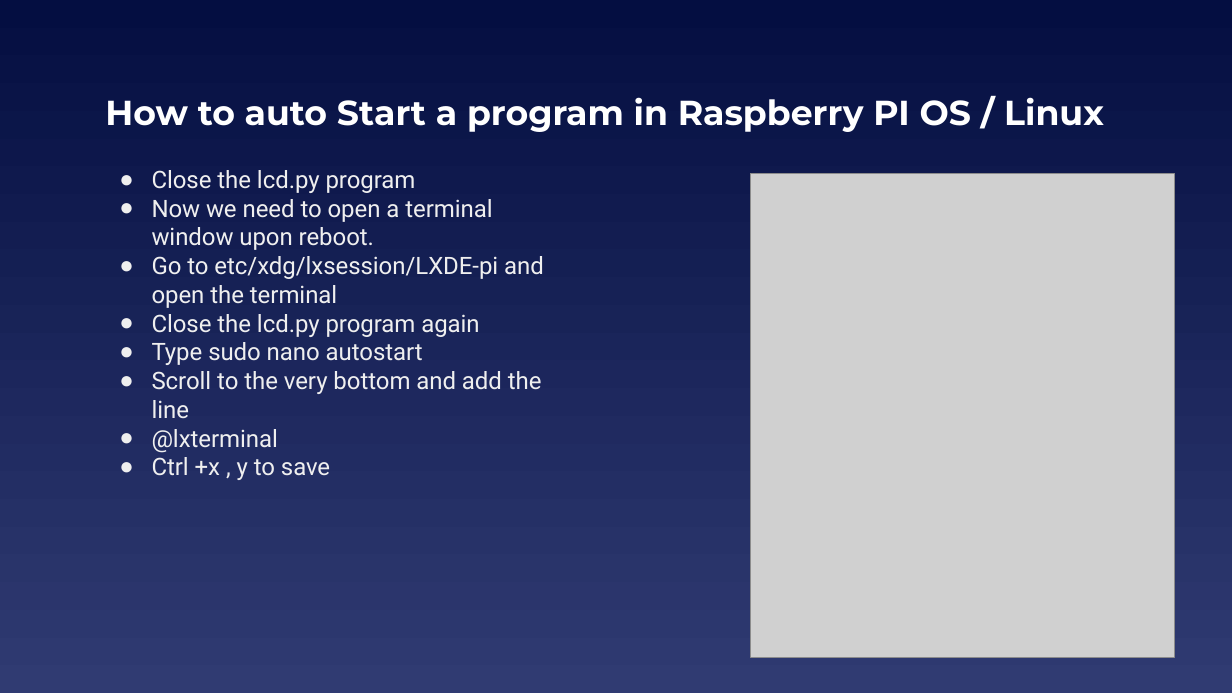
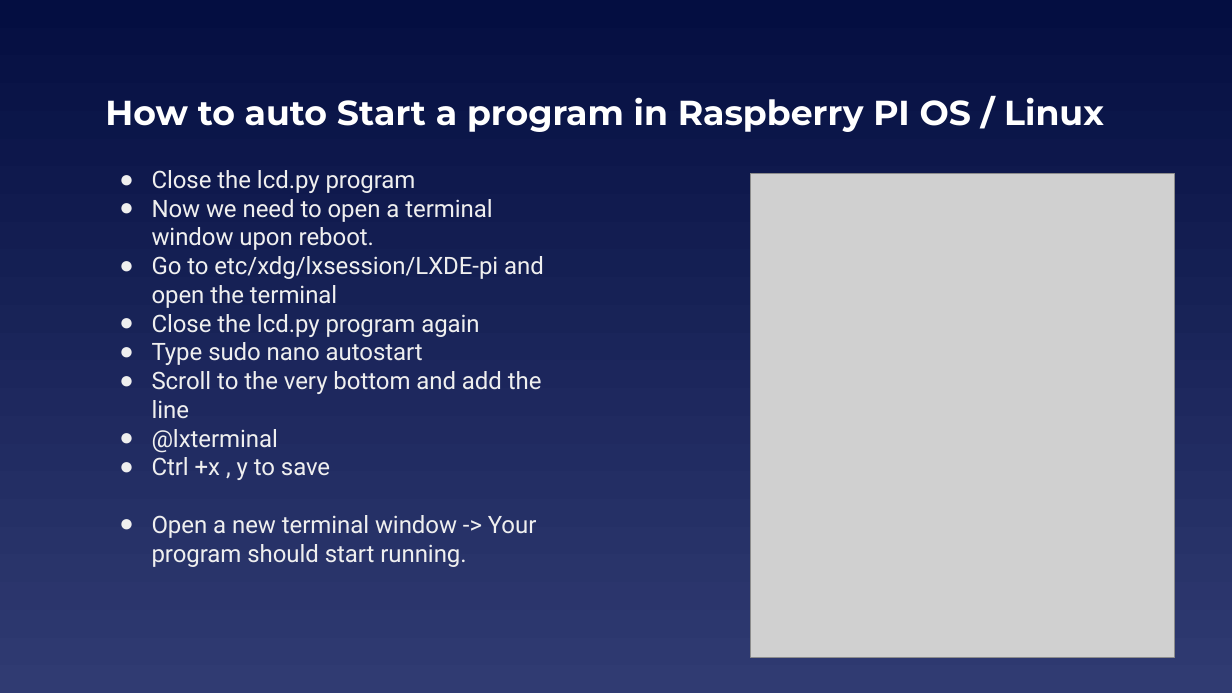
Before and after one commit to EELabMan/RPi-Touch-Display, a slide deck: slide 15 of Raspberry Pi TouchScreen Displays.pptx (slide 17 before the commit). Drawn at 1232x693 pixels with LibreOffice and Linux fonts; fonts in the diff are those of the drawing; grey boxes stand for pictures. Boxes give left, top, right and bottom in pixels: in the first picture for what was removed or moved away, otherwise in the second. Text is boxed around its words. In the diff, an @@ line names an element or a change of style, - is before the commit and + after.

```diff
--- a/Raspberry Pi TouchScreen Displays.pptx
+++ b/Raspberry Pi TouchScreen Displays.pptx
@@ text at (152, 515, 536, 567): paragraph added @@
+● Open a new terminal window -> Your program should start running.
```
Also in this commit, not shown: 1 other slide changed, 1 slide removed.
